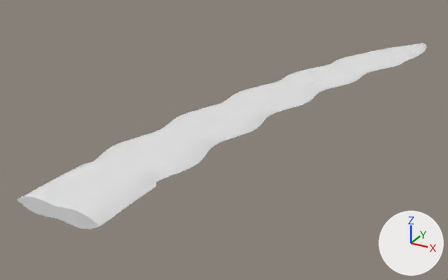
Two versions of the glTF model godot/assets/waffen/modelle/messerklinge/t2_5.glb, one commit apart.
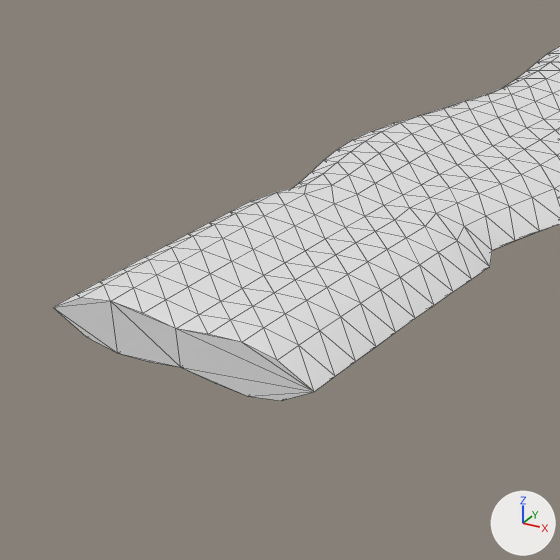
Each version appears first whole from a 50 mm camera at (0.1337, -0.0431, 0.1038) aimed at (0.0014, 0.1974, -0.0164), and next in a close-up on the part from 0% to 40% of the width and 36% to 100% of the height. Every picture has the same lights, and +X, +Y and +Z are marked at lower right. The first two pictures are the older version. The close-ups show mesh edges as thin lines. Vertices at exactly the same position are counted once.

The scene before the commit, as lines of its bpy script (objects in view):
```python
me_messerklinge_t2_5 = bpy.data.meshes.new('messerklinge_t2_5')
me_messerklinge_t2_5.from_pydata(...)  # 1281 vertices, 2558 faces; spans x -0.018..0.062, y 0.086..0.358, z -0.003..0.003
me_messerklinge_t2_5.materials.append(mat_klinge)  # white #e7e7e7
ob_messerklinge_t2_5 = bpy.data.objects.new('messerklinge_t2_5', me_messerklinge_t2_5)
ob_messerklinge_t2_5.location = (0.0, 0.0, 0.0)
```
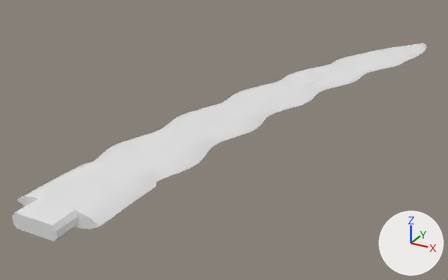
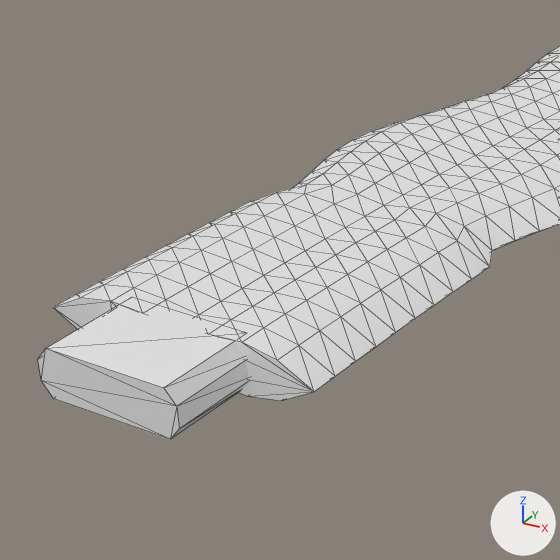
What differs and where, as boxes [x1, y1, x2, y2] in the close-ups (560 x 560 px):
'messerklinge_t2_5', reshaped
    before: [53, 46, 560, 401]
    after: [38, 46, 560, 439]
part 1 of me_messerklinge_t2_5, added
    after: [38, 302, 249, 439]

The change, as a diff of the scene's bpy script:
```diff
--- a/godot/assets/waffen/modelle/messerklinge/t2_5.glb.py
+++ b/godot/assets/waffen/modelle/messerklinge/t2_5.glb.py
@@ me_messerklinge_t2_5 @@
 # used by ob_messerklinge_t2_5; location = (0.0, 0.0, 0.0)
-me_messerklinge_t2_5.from_pydata(...)  # 1281 vertices, 2558 faces; spans x -0.018..0.062, y 0.086..0.358, z -0.003..0.003
+me_messerklinge_t2_5.from_pydata(...)  # 1297 vertices, 2586 faces; spans x -0.018..0.062, y 0.076..0.358, z -0.003..0.003
+# me_messerklinge_t2_5 part 1: a new loose piece of 16 vertices spanning x -0.009..0.009, y 0.076..0.088, z -0.003..0.003, in mat_klinge (white #e7e7e7)
 me_messerklinge_t2_5.materials.append(mat_klinge)
```
